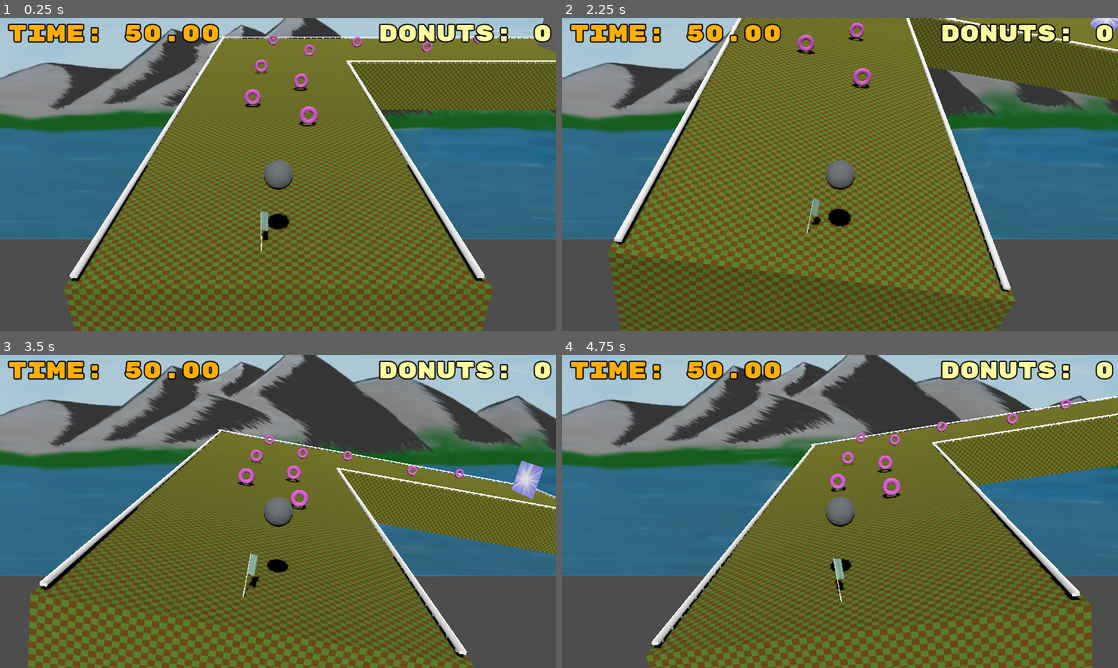
Above: before the commit, frames 1-4 (two rows, left to right).
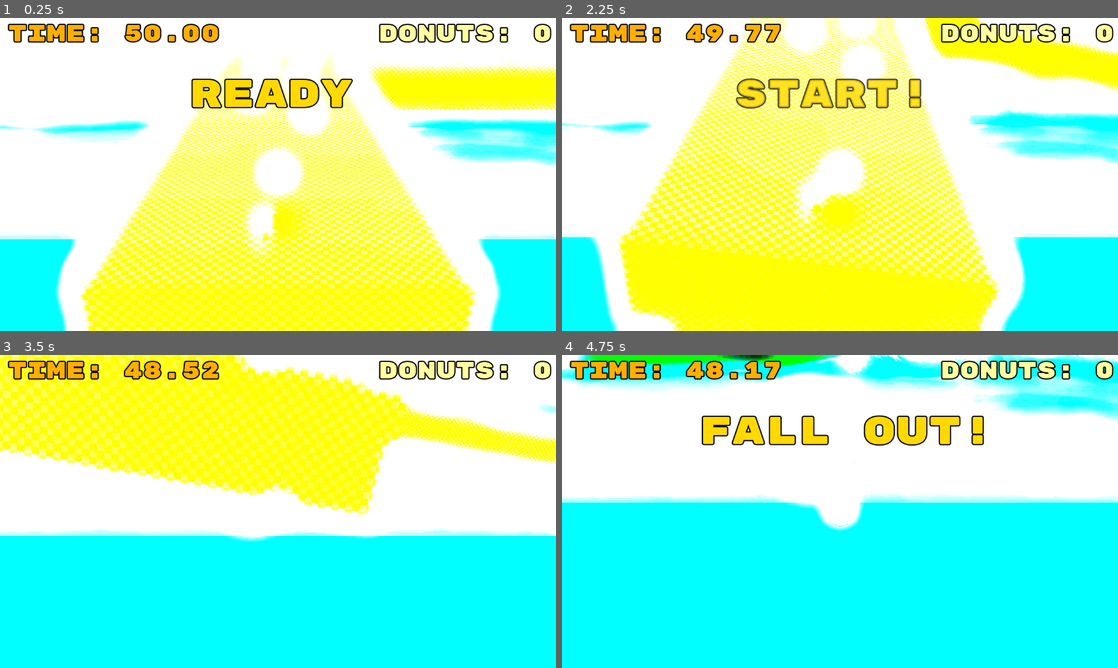
Above: after the commit, the same moments.

Repository: fozzedout/Super-Rolly-Ball
Game: Godot game, scene res://Levels/Level02.tscn
The game is run twice, just before and just after one commit, with the same random seed, the same clock (stepped at 60 frames per second) and the same inputs. This scene is started directly instead of the project's main scene.
Inputs:
- Up to frame 1 (0.25 s): no input
- Up to frame 2 (2.25 s): tap Enter at 0.5, 2 s; hold D (Move_Right) 0.53-1.28 s; tap Space at 1.25 s; hold S (Move_Down) 1.28-2.03 s; hold D (Move_Right) from 2.03 s (still down)
- Up to frame 3 (3.5 s): release D (Move_Right) at 2.78 s; hold W (Move_Up) from 2.78 s (still down)
- Up to frame 4 (4.75 s): release W (Move_Up) at 3.53 s; hold A (Move_Left) from 3.53 s (still down)

The runs differ from the first frame. In frame 1, 97% of the frame differs, in the area x 0-100%, y 0-100%; in frame 2, 97%; in frame 3, 97%; in frame 4, 97%.

Commit message:
last minor changes

Diff:
--- a/ButtonHandling.gd
+++ /dev/null
@@ -1 +0,0 @@
-#extends Node
--- a/Levels/Level01.tscn
+++ b/Levels/Level01.tscn
@@ -320,6 +320,15 @@
 mesh = SubResource("QuadMesh_1wrm2")
 surface_material_override/0 = SubResource("StandardMaterial3D_cs0qq")
 
+[node name="TimerReload" type="Timer" parent="."]
+wait_time = 2.0
+one_shot = true
+
+[node name="TimerStart" type="Timer" parent="."]
+wait_time = 2.0
+one_shot = true
+autostart = true
+
 [node name="GoalScreen" type="Node2D" parent="."]
 visible = false
 
@@ -398,15 +407,6 @@
 script = ExtResource("11_lto2i")
 metadata/LoadScene = "res://Scenes/MainMenu.tscn"
 
-[node name="TimerStart" type="Timer" parent="."]
-wait_time = 2.0
-one_shot = true
-autostart = true
-
-[node name="TimerReload" type="Timer" parent="."]
-wait_time = 2.0
-one_shot = true
-
 [node name="lblLevelResult" type="Label" parent="."]
 offset_left = 283.0
 offset_top = 108.0
@@ -489,9 +489,9 @@
 [connection signal="area_entered" from="Ball/Area3D" to="." method="_on_area_3d_area_entered"]
 [connection signal="body_entered" from="Ground/Goal" to="." method="_on_goal_body_entered"]
 [connection signal="body_entered" from="Ground/MurderDeathKill" to="." method="_on_murder_death_kill_body_entered"]
+[connection signal="timeout" from="TimerReload" to="." method="_on_timer_timeout"]
+[connection signal="timeout" from="TimerStart" to="." method="_on_timer_start_timeout"]
 [connection signal="pressed" from="GoalScreen/btnNextLevel" to="GoalScreen/btnNextLevel" method="_on_pressed" binds= ["res://Levels/Level02.tscn"]]
 [connection signal="pressed" from="GoalScreen/btnMainMenu" to="GoalScreen/btnMainMenu" method="_on_pressed" binds= ["res://Scenes/MainMenu.tscn"]]
-[connection signal="timeout" from="TimerStart" to="." method="_on_timer_start_timeout"]
-[connection signal="timeout" from="TimerReload" to="." method="_on_timer_timeout"]
 
 [editable path="Ball"]
--- a/Levels/Level02.tscn
+++ b/Levels/Level02.tscn
@@ -12,6 +12,38 @@
 [ext_resource type="FontFile" uid="uid://jk53t7iv2q4s" path="res://Assets/RubikMonoOne-Regular.ttf" id="10_o4a1o"]
 [ext_resource type="AudioStream" uid="uid://bnw1rj5dtwdal" path="res://Assets/powerup.wav" id="11_j6b47"]
 [ext_resource type="Script" path="res://globals.gd" id="11_jx6vc"]
+[ext_resource type="AudioStream" uid="uid://dxa1p4f6paw01" path="res://Assets/hit portal.ogg" id="13_owpc4"]
+[ext_resource type="AudioStream" uid="uid://d3i4t3u8lb23m" path="res://Assets/ready start.ogg" id="14_b1md6"]
+[ext_resource type="AudioStream" uid="uid://3rpt22iy2xky" path="res://Assets/fall out.ogg" id="15_gm04q"]
+[ext_resource type="AudioStream" uid="uid://cmcp8switxcqt" path="res://Assets/time up.ogg" id="16_fv6kr"]
+[ext_resource type="AudioStream" uid="uid://ismtxgupemn8" path="res://Assets/perfect.ogg" id="17_cv5wq"]
+[ext_resource type="AudioStream" uid="uid://oripf5yxu22q" path="res://Assets/goal.ogg" id="18_d2rjc"]
+
+[sub_resource type="Environment" id="Environment_1jaht"]
+background_mode = 1
+background_color = Color(0.00447858, 0.00638158, 0.0458453, 1)
+background_energy_multiplier = 5.38
+ambient_light_source = 1
+ambient_light_color = Color(0.0316549, 0.0316549, 0.0316549, 1)
+ambient_light_energy = 7.48
+reflected_light_source = 1
+tonemap_mode = 2
+tonemap_exposure = 1.17
+tonemap_white = 1.84
+sdfgi_enabled = true
+sdfgi_use_occlusion = true
+sdfgi_bounce_feedback = 0.56
+glow_enabled = true
+glow_normalized = true
+glow_intensity = 2.57
+glow_strength = 1.02
+glow_bloom = 1.0
+glow_blend_mode = 1
+glow_hdr_luminance_cap = 42.99
+adjustment_enabled = true
+adjustment_brightness = 2.85
+adjustment_contrast = 1.67
+adjustment_saturation = 2.56
 
 [sub_resource type="BoxShape3D" id="BoxShape3D_jo5da"]
 size = Vector3(30, 10, 100)
@@ -58,6 +90,38 @@
 [sub_resource type="StandardMaterial3D" id="StandardMaterial3D_toc3d"]
 albedo_texture = ExtResource("8_p41px")
 
+[sub_resource type="Animation" id="Animation_x8fa6"]
+resource_name = "FadeStart"
+tracks/0/type = "value"
+tracks/0/imported = false
+tracks/0/enabled = true
+tracks/0/path = NodePath("lblLevelResult:modulate")
+tracks/0/interp = 1
+tracks/0/loop_wrap = true
+tracks/0/keys = {
+"times": PackedFloat32Array(0, 0.9, 1),
+"transitions": PackedFloat32Array(1, 1, 1),
+"update": 0,
+"values": [Color(1, 1, 1, 1), Color(1, 1, 1, 0), Color(1, 1, 1, 1)]
+}
+tracks/1/type = "value"
+tracks/1/imported = false
+tracks/1/enabled = true
+tracks/1/path = NodePath("lblLevelResult:visible")
+tracks/1/interp = 1
+tracks/1/loop_wrap = true
+tracks/1/keys = {
+"times": PackedFloat32Array(0, 0.9),
+"transitions": PackedFloat32Array(1, 1),
+"update": 1,
+"values": [true, false]
+}
+
+[sub_resource type="AnimationLibrary" id="AnimationLibrary_tkawt"]
+_data = {
+"FadeStart": SubResource("Animation_x8fa6")
+}
+
 [node name="Level" type="Node3D"]
 script = ExtResource("1_5d8c1")
 metadata/NextLevel = "res://Levels/Level01.tscn"
@@ -67,6 +131,9 @@
 transform = Transform3D(1, 0, 0, 0, 0.654741, 0.755853, 0, -0.755853, 0.654741, 0, 30.5478, 46.221)
 shadow_enabled = true
 
+[node name="WorldEnvironment" type="WorldEnvironment" parent="."]
+environment = SubResource("Environment_1jaht")
+
 [node name="CameraPivot" type="Node3D" parent="."]
 transform = Transform3D(1, 0, 0, 0, 0.965926, 0.258819, 0, -0.258819, 0.965926, 0.386248, 84.9504, 89.4251)
 
@@ -363,14 +430,19 @@
 [node name="Railing76" parent="Ground/Fences" instance=ExtResource("7_p56t5")]
 transform = Transform3D(-2.18557e-07, 0, 5, 0, 5, 0, -5, 0, -2.18557e-07, 52.2927, 1.26594, -20.8221)
 
-[node name="MeshInstance3D" type="MeshInstance3D" parent="."]
+[node name="Backdrop" type="MeshInstance3D" parent="."]
 transform = Transform3D(277.522, 0, 0, 0, 136.628, 0, 0, 0, 60.0078, -0.00280762, -28.6082, -98.4433)
 mesh = SubResource("QuadMesh_re8x1")
 surface_material_override/0 = SubResource("StandardMaterial3D_toc3d")
 
-[node name="AudioStreamPlayer" type="AudioStreamPlayer" parent="."]
-stream = ExtResource("8_228wm")
-autoplay = true
+[node name="TimerReload" type="Timer" parent="."]
+wait_time = 2.0
+one_shot = true
+
+[node name="TimerStart" type="Timer" parent="."]
+wait_time = 2.0
+one_shot = true
+autostart = true
 
 [node name="GoalScreen" type="Node2D" parent="."]
 visible = false
@@ -433,6 +505,7 @@
 theme_override_font_sizes/font_size = 40
 text = "Next Level"
 script = ExtResource("11_jx6vc")
+metadata/LoadScene = "res://Levels/Level02.tscn"
 
 [node name="btnMainMenu" type="Button" parent="GoalScreen"]
 offset_left = 601.0
@@ -447,6 +520,21 @@
 theme_override_font_sizes/font_size = 40
 text = "Main Menu"
 script = ExtResource("11_jx6vc")
+metadata/LoadScene = "res://Scenes/MainMenu.tscn"
+
+[node name="lblLevelResult" type="Label" parent="."]
+offset_left = 283.0
+offset_top = 108.0
+offset_right = 839.0
+offset_bottom = 218.0
+size_flags_horizontal = 4
+theme_override_colors/font_color = Color(1, 0.85098, 0, 1)
+theme_override_colors/font_outline_color = Color(0, 0, 0, 1)
+theme_override_constants/outline_size = 10
+theme_override_fonts/font = ExtResource("10_o4a1o")
+theme_override_font_sizes/font_size = 80
+text = "READY"
+horizontal_alignment = 1
 
 [node name="Hud" type="Node2D" parent="."]
 
@@ -480,32 +568,45 @@
 vertical_alignment = 1
 metadata/_edit_use_anchors_ = true
 
-[node name="Timer" type="Timer" parent="."]
-wait_time = 2.0
-one_shot = true
-
-[node name="lblLevelResult" type="Label" parent="."]
-visible = false
-offset_left = 283.0
-offset_top = 108.0
-offset_right = 839.0
-offset_bottom = 218.0
-size_flags_horizontal = 4
-theme_override_colors/font_color = Color(1, 0.85098, 0, 1)
-theme_override_colors/font_outline_color = Color(0, 0, 0, 1)
-theme_override_constants/outline_size = 10
-theme_override_fonts/font = ExtResource("10_o4a1o")
-theme_override_font_sizes/font_size = 80
-text = "Goal!"
-horizontal_alignment = 1
-
-[node name="Collected" type="AudioStreamPlayer" parent="."]
+[node name="AnimationPlayer" type="AnimationPlayer" parent="."]
+libraries = {
+"": SubResource("AnimationLibrary_tkawt")
+}
+
+[node name="Audio" type="Node" parent="."]
+
+[node name="BackgroundMusic" type="AudioStreamPlayer" parent="Audio"]
+stream = ExtResource("8_228wm")
+autoplay = true
+
+[node name="Collected" type="AudioStreamPlayer" parent="Audio"]
 stream = ExtResource("11_j6b47")
+
+[node name="HitPortal" type="AudioStreamPlayer" parent="Audio"]
+stream = ExtResource("13_owpc4")
+
+[node name="ReadyStart" type="AudioStreamPlayer" parent="Audio"]
+stream = ExtResource("14_b1md6")
+autoplay = true
+
+[node name="FallOut" type="AudioStreamPlayer" parent="Audio"]
+stream = ExtResource("15_gm04q")
+
+[node name="TimeUp" type="AudioStreamPlayer" parent="Audio"]
+stream = ExtResource("16_fv6kr")
+
+[node name="Perfect" type="AudioStreamPlayer" parent="Audio"]
+stream = ExtResource("17_cv5wq")
+
+[node name="Goal" type="AudioStreamPlayer" parent="Audio"]
+stream = ExtResource("18_d2rjc")
 
 [connection signal="area_entered" from="Ball/Area3D" to="." method="_on_area_3d_area_entered"]
 [connection signal="body_entered" from="Ground/Goal" to="." method="_on_goal_body_entered"]
 [connection signal="body_entered" from="Ground/MurderDeathKill" to="." method="_on_murder_death_kill_body_entered"]
+[connection signal="timeout" from="TimerReload" to="." method="_on_timer_timeout"]
+[connection signal="timeout" from="TimerStart" to="." method="_on_timer_start_timeout"]
+[connection signal="pressed" from="GoalScreen/btnNextLevel" to="GoalScreen/btnNextLevel" method="_on_pressed" binds= ["res://Levels/Level02.tscn"]]
 [connection signal="pressed" from="GoalScreen/btnMainMenu" to="GoalScreen/btnMainMenu" method="_on_pressed" binds= ["res://Scenes/MainMenu.tscn"]]
-[connection signal="timeout" from="Timer" to="." method="_on_timer_timeout"]
 
 [editable path="Ball"]
--- a/Scenes/MainMenu.tscn
+++ b/Scenes/MainMenu.tscn
@@ -1,7 +1,7 @@
 [gd_scene load_steps=6 format=3 uid="uid://jth5km4qofs4"]
 
 [ext_resource type="Texture2D" uid="uid://cl8w306xxc8i6" path="res://Assets/main-menu-background.jpg" id="1_8bh12"]
-[ext_resource type="Script" path="res://Scenes/Misc.gd" id="1_kx0xj"]
+[ext_resource type="Script" path="res://Scenes/MainMenu.gd" id="1_kx0xj"]
 [ext_resource type="Script" path="res://globals.gd" id="3_n3t6g"]
 [ext_resource type="Texture2D" uid="uid://fjdqkxbqo4mp" path="res://Assets/audio.png" id="4_1rlk6"]
 [ext_resource type="AudioStream" uid="uid://xq51s74o5iw8" path="res://Assets/Flowing Rocks.ogg" id="5_8fgpb"]
Not shown: 1 places in Levels/Level02.tscn that only renumber resources
Renamed: Scenes/Misc.gd -> Scenes/MainMenu.gd
